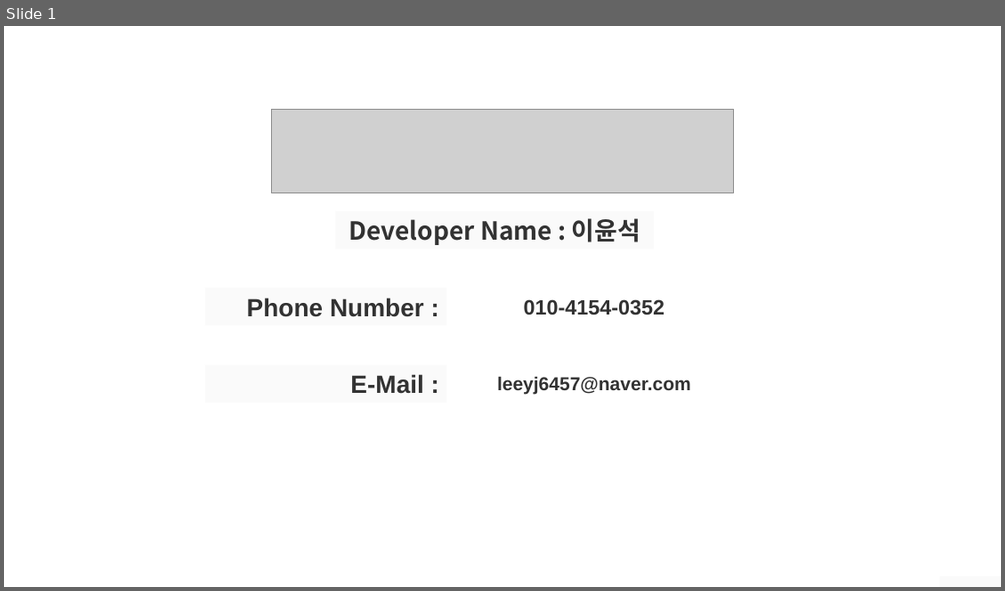
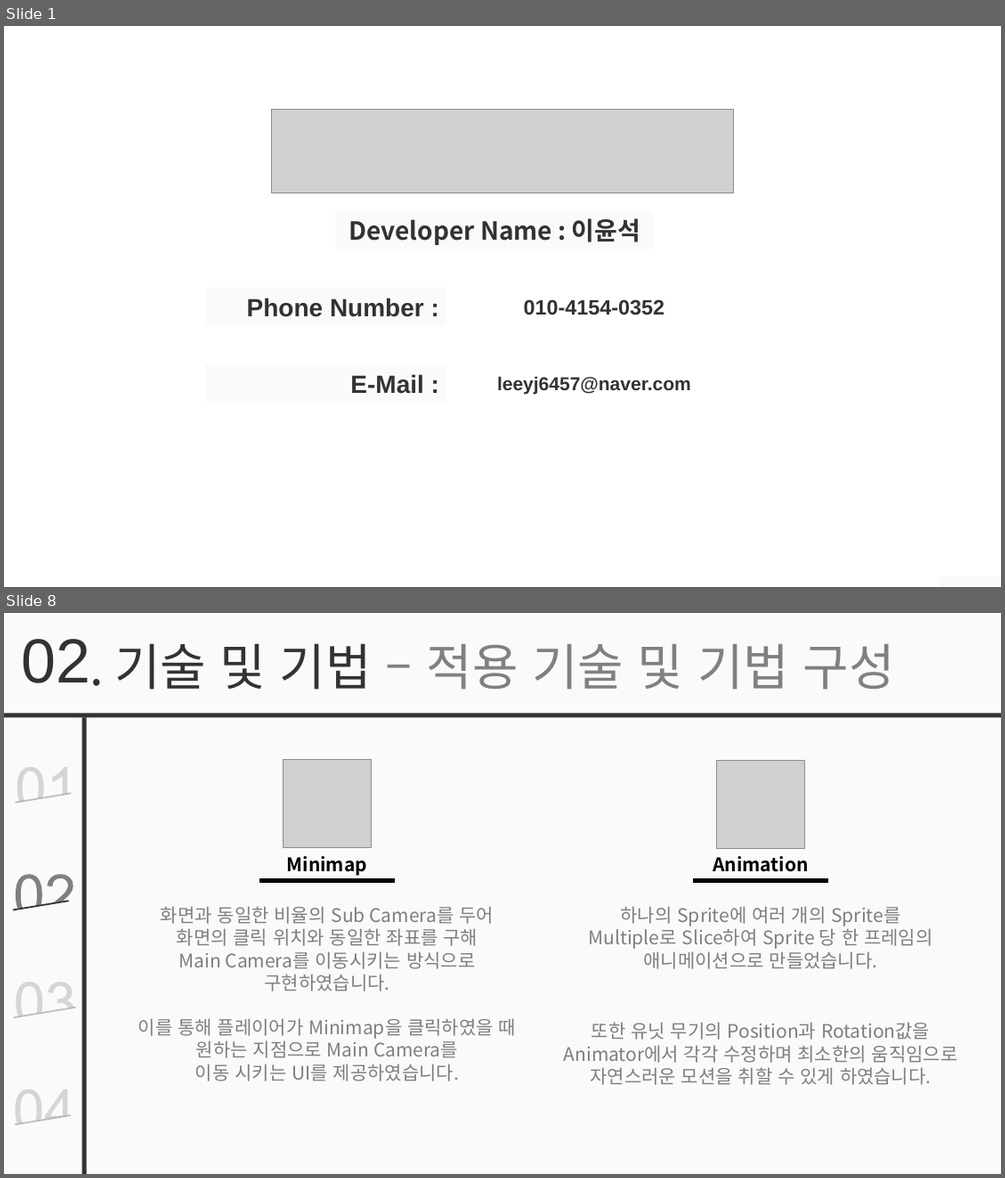
Before and after one commit to simplex3510/GeoStrike, a slide deck: 포트폴리오.pptx. Shown one above the other, each under a label of ours: slide 1 before the commit, slides 1 and 8 after it; the slides between them are not shown. The pictures are 1005x591 and 1005x1178 pixels, drawn with LibreOffice and Linux fonts; fonts in the diff are those of the drawing; grey boxes stand for pictures; background and template pictures are left out. Boxes give left, top, right and bottom in pixels: in the first picture for what was removed or moved away, otherwise in the second. Text is boxed around its words. In the diff, an @@ line names an element or a change of style, - is before the commit and + after.

```diff
--- a/포트폴리오.pptx
+++ b/포트폴리오.pptx
@@ slide 8 added at (4,613,1001,1174), background #FFFFFF @@
@@ rectangle added at (4,613,1001,1174), fill #FAFAFA @@
@@ text added at (21,639,90,683), 60 pt, text #323232 @@
+02
@@ text added at (114,643,895,690), 48 pt, text #808080 @@
+. 기술 및 기법 – 적용 기술 및 기법 구성
@@ rectangle added at (4,713,1001,717), fill #323232 @@
@@ rectangle added at (81,718,86,1174), fill #323232 @@
@@ freeform shape added at (17,767,67,802), fill #808080 at 30% opacity @@
@@ picture added at (283,760,372,848) @@
@@ picture added at (717,761,805,849) @@
@@ line added from (16, 803) to (72, 793), #323232 1.5 pt @@
@@ freeform shape added at (16,874,73,908), fill #808080 @@
@@ text added at (287,856,367,876), 18 pt, text #000000, bold @@
+Minimap
@@ text added at (712,856,808,872), 18 pt, text #000000, bold @@
+Animation
@@ line added from (13, 910) to (69, 900), #323232 1.5 pt @@
@@ text added at (138,906,516,1081), 18 pt, text #7F7F7F @@
+화면과 동일한 비율의 Sub Camera를 두어
+화면의 클릭 위치와 동일한 좌표를 구해
+Main Camera를 이동시키는 방식으로
+구현하였습니다.
+이를 통해 플레이어가 Minimap을 클릭하였을 때 원하는 지점으로 Main Camera를
+이동 시키는 UI를 제공하였습니다.
@@ line added from (259, 881) to (395, 881), #000000 4.5 pt @@
@@ text added at (589,906,932,969), 18 pt, text #7F7F7F @@
+하나의 Sprite에 여러 개의 Sprite를
+Multiple로 Slice하여 Sprite 당 한 프레임의
+애니메이션으로 만들었습니다.
@@ line added from (693, 881) to (829, 881), #000000 4.5 pt @@
@@ freeform shape added at (16,981,73,1016), fill #808080 at 30% opacity @@
@@ line added from (14, 1018) to (76, 1007), #323232 1.5 pt @@
@@ text added at (564,1022,958,1085), 18 pt, text #7F7F7F @@
+또한 유닛 무기의 Position과 Rotation값을
+Animator에서 각각 수정하며 최소한의 움직임으로 자연스러운 모션을 취할 수 있게 하였습니다.
@@ freeform shape added at (16,1089,67,1124), fill #808080 at 30% opacity @@
@@ line added from (16, 1125) to (71, 1116), #323232 1.5 pt @@
```
Also in this commit, not shown: 5 slides changed, 4 other slides added, 1 slide removed.
